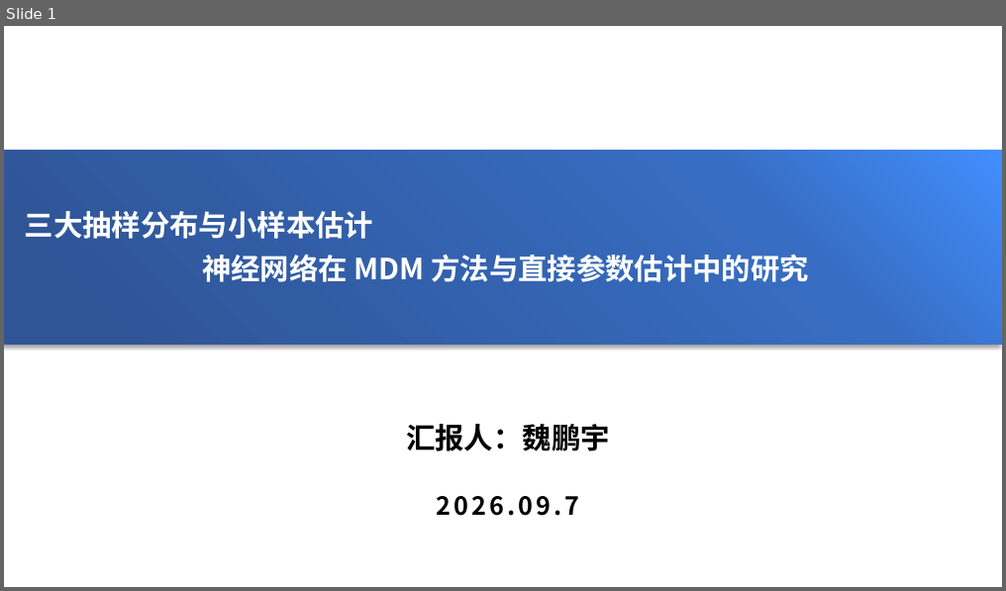
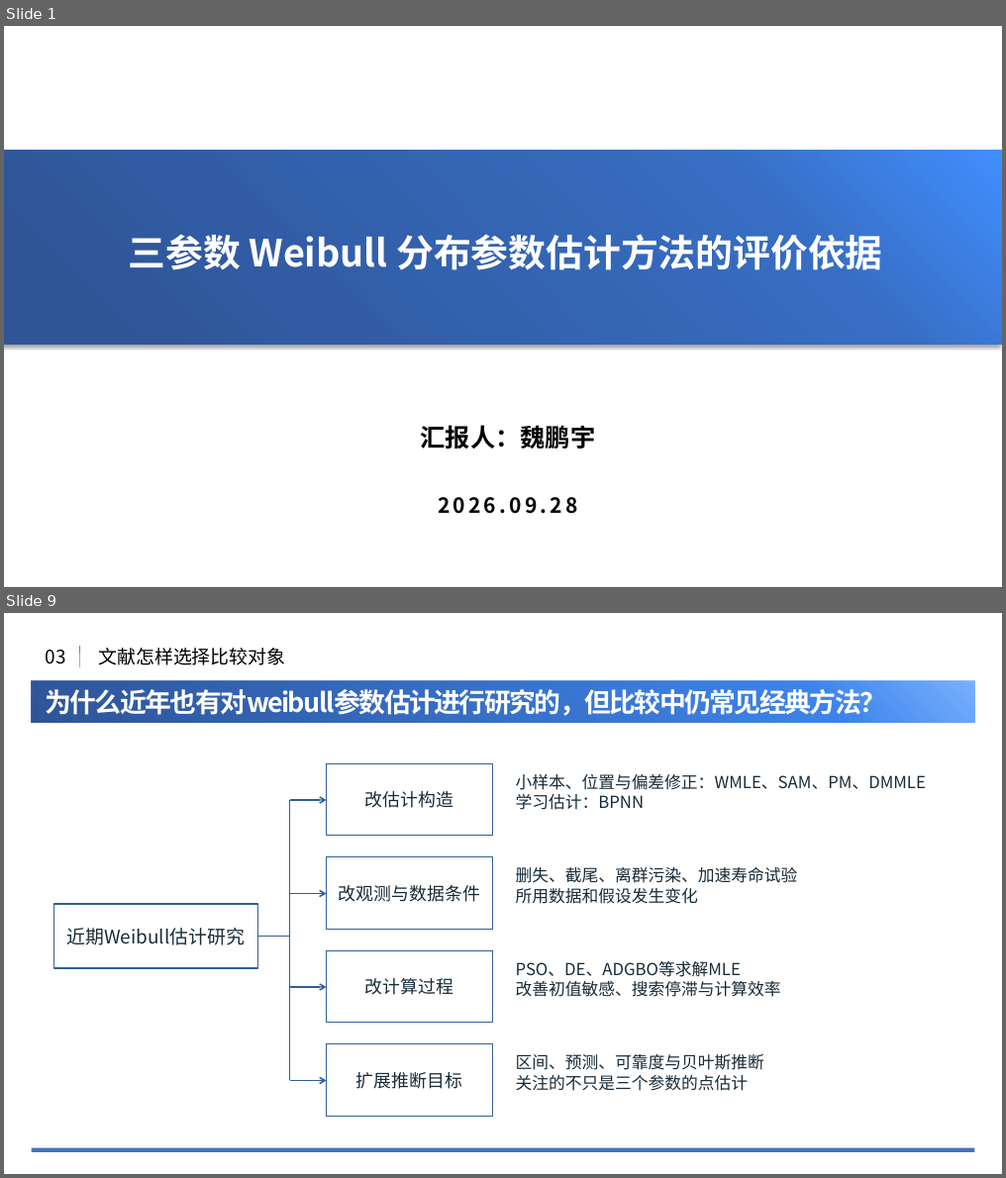
Before and after one commit to NEUwpy/weibull.work, a slide deck: Research/09-Weibull参数估计方法谱系与比较基线/260928组会.pptx. Shown one above the other, each under a label of ours: slide 1 before the commit, slides 1 and 9 after it; the slides between them are not shown. The pictures are 1006x591 and 1006x1178 pixels, drawn with LibreOffice and Linux fonts; fonts in the diff are those of the drawing; background and template pictures are left out. Boxes give left, top, right and bottom in pixels: in the first picture for what was removed or moved away, otherwise in the second. Text is boxed around its words. In the diff, an @@ line names an element or a change of style, - is before the commit and + after.

```diff
--- a/Research/09-Weibull参数估计方法谱系与比较基线/260928组会.pptx
+++ b/Research/09-Weibull参数估计方法谱系与比较基线/260928组会.pptx
@@ slide 9 added at (4,613,1002,1174), background #FFFFFF @@
@@ text added at (46,650,66,664), 18 pt, text #000000 @@
+03
@@ line added from (79, 667) to (79, 646), #808080 0.5 pt @@
@@ text added at (98,648,285,665), 18 pt, text #000000 @@
+文献怎样选择比较对象
@@ rectangle added at (32,681,975,722), fill gradient #418EFE to #3E84EC to #2F5597 @@
@@ text added at (45,684,886,719), 25.5 pt, text #FFFFFF, bold @@
+为什么近年也有对weibull参数估计进行研究的，但比较中仍常见经典方法？
@@ line added from (32, 728) to (975, 728), #3E6DC2 2 pt @@
@@ rectangle added at (327,763,493,836), fill #FFFFFF, outline #2F6096 1.1 pt, 17 pt, text #182B38 @@
+改估计构造
@@ text added at (516,774,926,810), 16 pt, text #182B38 @@
+小样本、位置与偏差修正：WMLE、SAM、PM、DMMLE
+学习估计：BPNN
@@ line added from (290, 800) to (290, 1081), #2F6096 1.4 pt @@
@@ arrow added from (290, 800) to (327, 800), #2F6096 1.4 pt @@
@@ rectangle added at (327,858,493,929), fill #FFFFFF, outline #2F6096 1.1 pt, 17 pt, text #182B38 @@
+改观测与数据条件
@@ text added at (516,867,798,904), 16 pt, text #182B38 @@
+删失、截尾、离群污染、加速寿命试验
+所用数据和假设发生变化
@@ rectangle added at (54,904,257,968), fill #FFFFFF, outline #2F6096 1.1 pt, 18 pt, text #182B38 @@
+近期Weibull估计研究
@@ arrow added from (290, 894) to (327, 894), #2F6096 1.4 pt @@
@@ line added from (257, 937) to (290, 937), #2F6096 1.4 pt @@
@@ rectangle added at (327,951,493,1023), fill #FFFFFF, outline #2F6096 1.1 pt, 17 pt, text #182B38 @@
+改计算过程
@@ text added at (516,961,781,997), 16 pt, text #182B38 @@
+PSO、DE、ADGBO等求解MLE
+改善初值敏感、搜索停滞与计算效率
@@ arrow added from (290, 987) to (327, 987), #2F6096 1.4 pt @@
@@ rectangle added at (327,1045,493,1116), fill #FFFFFF, outline #2F6096 1.1 pt, 17 pt, text #182B38 @@
+扩展推断目标
@@ text added at (516,1055,764,1091), 16 pt, text #182B38 @@
+区间、预测、可靠度与贝叶斯推断
+关注的不只是三个参数的点估计
@@ arrow added from (290, 1081) to (327, 1081), #2F6096 1.4 pt @@
@@ line added from (32, 1151) to (975, 1151), #4472C4 4 pt @@
@@ slide 1 changed as well @@
@@ text at (129,234,882,271): text changed; size 28 to 36 pt @@
-三大抽样分布与小样本估计
-神经网络在 MDM 方法与直接参数估计中的研究
+三参数 Weibull 分布参数估计方法的评价依据
@@ text "汇报人：魏鹏宇" at (421,425,595,450): size 28 to 24 pt @@
@@ text at (438,497,577,514): text changed; size 24 to 20 pt @@
-2026.09.7
+2026.09.28
```
Also in this commit, not shown: 1 other slide changed, 19 other slides added, 30 slides removed, 42 other files.
